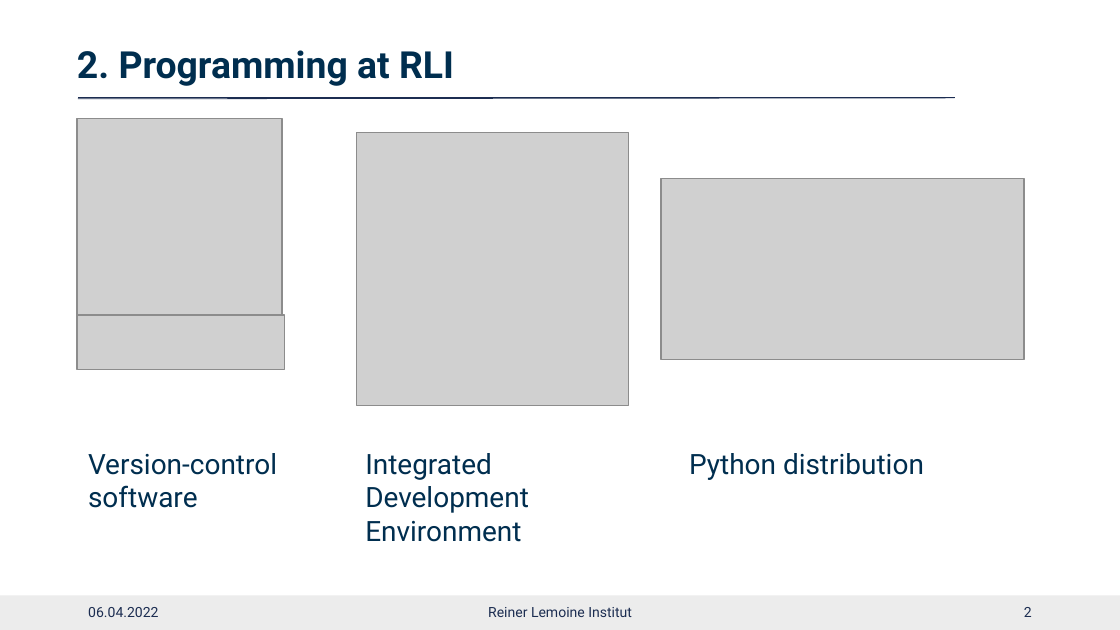
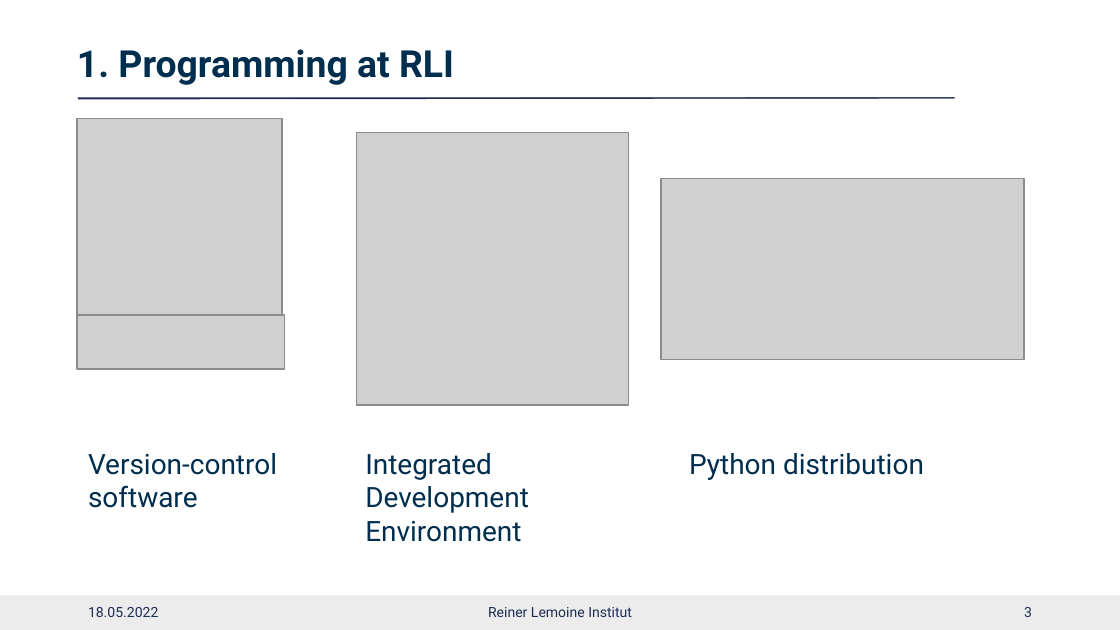
Before and after one commit to rl-institut/workshop, a slide deck: slide 3 of learn-python/presentations/2022-04-05_python_intro_draft.pptx. Drawn at 1120x630 pixels with LibreOffice and Linux fonts; fonts in the diff are those of the drawing; grey boxes stand for pictures; background and template pictures are left out. Boxes give left, top, right and bottom in pixels: in the first picture for what was removed or moved away, otherwise in the second. Text is boxed around its words. In the diff, an @@ line names an element or a change of style, - is before the commit and + after.

```diff
--- a/learn-python/presentations/2022-04-05_python_intro_draft.pptx
+++ b/learn-python/presentations/2022-04-05_python_intro_draft.pptx
@@ text at (x1=77, y1=49, x2=454, y2=85): text changed @@
-2. Programming at RLI
+1. Programming at RLI
@@ line (78, 99) - (954, 97): stroke #1C2D51 0.5 pt to #1C2D51 0.75 pt @@
@@ line (78, 97) - (954, 97): stroke #1C2D51 0.5 pt to #1C2D51 0.75 pt @@
@@ text at (x1=88, y1=607, x2=158, y2=617): text changed @@
-06.04.2022
+18.05.2022
@@ page number at (x1=1024, y1=607, x2=1032, y2=617): text changed @@
-2
+3
```
Also in this commit, not shown: 3 other slides changed, 2 slides added, 3 slides removed.
